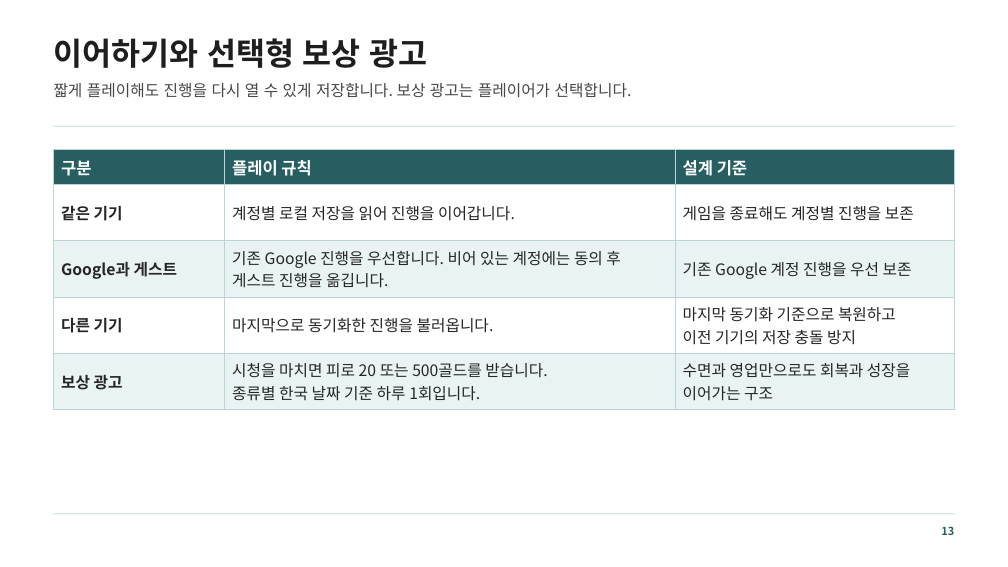
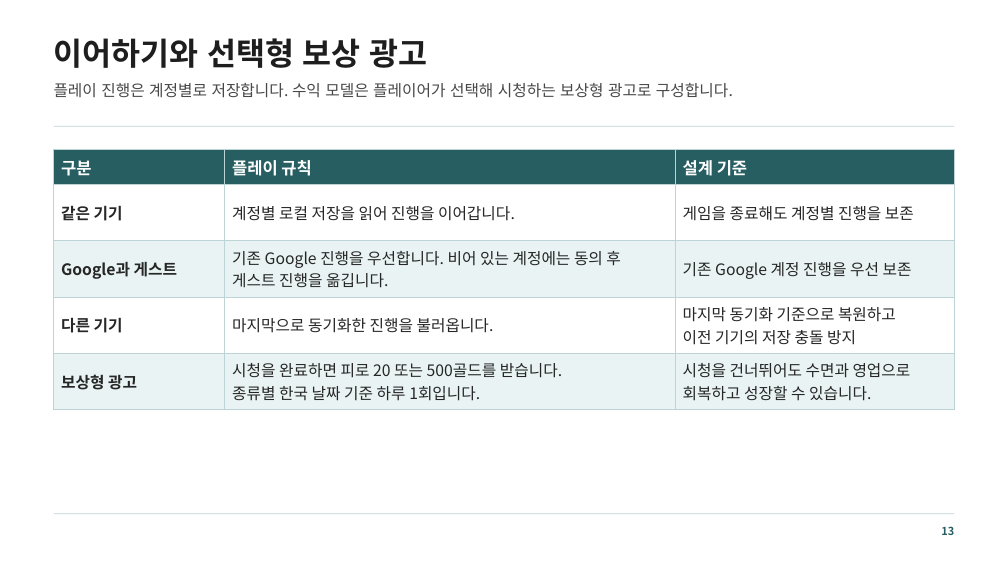
Before and after one commit to mjoon31/mjoon31, a slide deck: slide 13 of docs/assets/resources/ham-pocha/game-design.pptx. Drawn at 1008x567 pixels with LibreOffice and Linux fonts; fonts in the diff are those of the drawing. Boxes give left, top, right and bottom in pixels: in the first picture for what was removed or moved away, otherwise in the second. Text is boxed around its words. In the diff, an @@ line names an element or a change of style, - is before the commit and + after.

```diff
--- a/docs/assets/resources/ham-pocha/game-design.pptx
+++ b/docs/assets/resources/ham-pocha/game-design.pptx
@@ text at box(54, 83, 733, 98): text changed @@
-짧게 플레이해도 진행을 다시 열 수 있게 저장합니다. 보상 광고는 플레이어가 선택합니다.
+플레이 진행은 계정별로 저장합니다. 수익 모델은 플레이어가 선택해 시청하는 보상형 광고로 구성합니다.
@@ table at box(54, 150, 954, 410) @@
-row 5: 보상 광고 | 시청을 마치면 피로 20 또는 500골드를 받습니다. / 종류별 한국 날짜 기준 하루 1회입니다. | 수면과 영업만으로도 회복과 성장을 이어가는 구조
+row 5: 보상형 광고 | 시청을 완료하면 피로 20 또는 500골드를 받습니다. / 종류별 한국 날짜 기준 하루 1회입니다. | 시청을 건너뛰어도 수면과 영업으로 회복하고 성장할 수 있습니다.
```
Also in this commit, not shown: 2 other slides changed, 2 other files.
